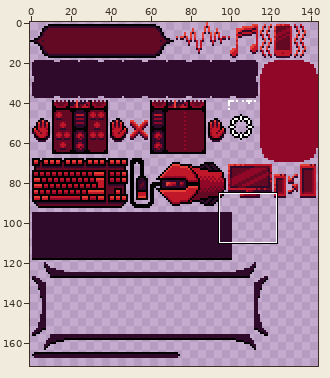
Edited in one commit: pixel-art file (Succubus/Sprites/UIElements.aseprite). The first picture is a wide view before the edit; the outline marks the close-up.
Close-up. Before the commit:
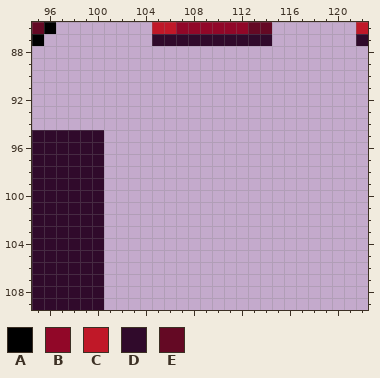
144x288 pixels, 1 frame. Pixels under 10% opacity are left out. Shown: x 95..122, y 86..109. The wide view leaves out empty margins.
Palette (. is transparent): A #000000  B #910728  C #c01828  D #300a2b  E #640924
Pixels before, first column x 95:
 86 EA........CCBBBBBBEE.......C
 87 A.........DDDDDDDDDD.......D
 88 ............................
 89 ............................
 90 ............................
 91 ............................
 92 ............................
 93 ............................
 94 ............................
 95 DDDDDD......................
 96 DDDDDD......................
 97 DDDDDD......................
 98 DDDDDD......................
 99 DDDDDD......................
100 DDDDDD......................
101 DDDDDD......................
102 DDDDDD......................
103 DDDDDD......................
104 DDDDDD......................
105 DDDDDD......................
106 DDDDDD......................
107 DDDDDD......................
108 DDDDDD......................
109 DDDDDD......................
Once edited:
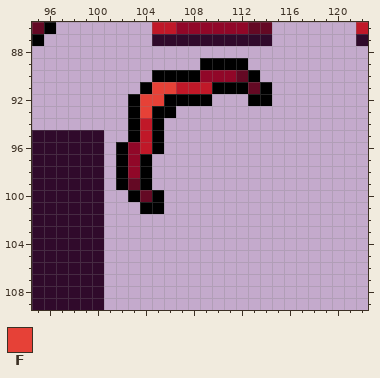
Colours new in this view: F #e64137
The edit:
Layer "Layer 1":
The edit adds colour A in row 89 at x 109 to 112; in row 90 at x 105 to 108 and 113; in row 91 at x 104, 110 to 112 and 114; in row 92 at x 103, 106 to 109 and 113 to 114; in row 93 at x 103 and 105 to 106; in rows 94 to 95 at x 103 and 105.
The edit adds colour A in row 96 at x 102 and 105; in rows 97 to 99 at x 102 and 104; in row 100 at x 103 and 105; in row 101 at x 104 to 105.
The edit adds colour B in row 90 at x 109 to 111; in rows 96 to 98 at x 103.
The edit adds colour C in row 91 at x 107 to 109; in rows 94 to 96 at x 104.
The edit adds colour E in row 90 at x 112; in row 91 at x 113; in row 99 at x 103; in row 100 at x 104.
The edit adds colour F in row 91 at x 105 to 106; in row 92 at x 104 to 105; in row 93 at x 104.
